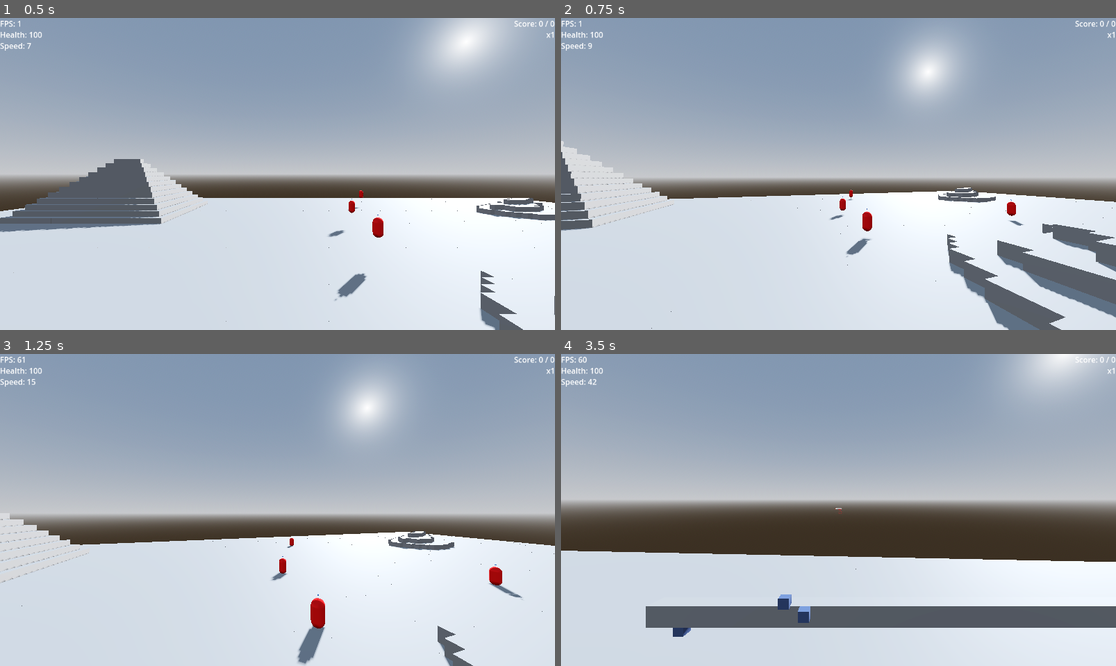
Above: before the commit, frames 1-4 (two rows, left to right).
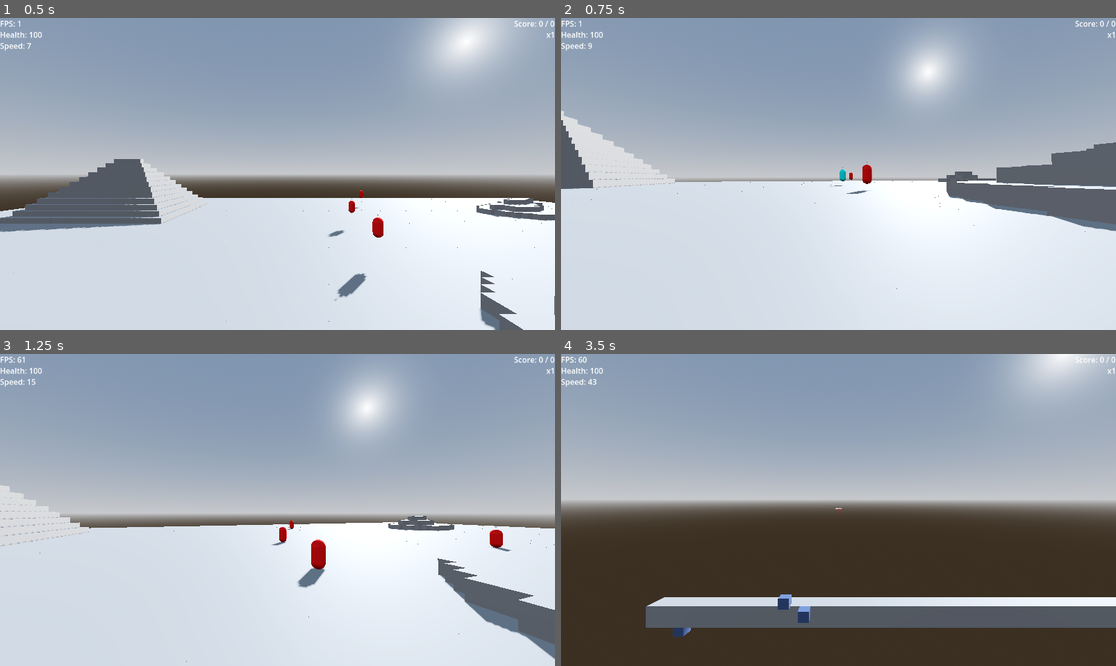
Above: after the commit, the same moments.

Repository: LunarTides/Speedrun-Game
Game: Godot game, scene res://scenes/world.tscn
Same seed, same stepped clock (60 frames per second), same inputs: the game is played once before the commit and once after it.
Inputs (mouse positions are in pixels of both pictures, inside the frame that each line leads up to):
- Up to frame 1 (0.5 s): no input
- Up to frame 2 (0.75 s): move the mouse to (866, 174) at 0.52 s; hold W (move_forward) from 0.53 s (still down); tap Ctrl (slam) at 0.6 s
- Up to frame 3 (1.25 s): keep holding W (move_forward); tap Space (jump) at 0.77, 0.8, 1.07 s
- Up to frame 4 (3.5 s): keep holding W (move_forward); move the mouse to (810, 510) at 1.27 s; tap Space (jump) at 1.35, 1.52, 1.82, 2.3, 3.02, 3.32 s; tap Ctrl (slam) at 1.55, 3.05 s; move the mouse to (849, 503) at 2.02 s; press the mouse at (849, 503) at 2.03 s; move the mouse to (832, 516) at 2.77 s; release the mouse at (832, 516) at 2.78 s; tap Q (equip_katana) at 2.85 s

Frame 1 is identical in both runs. In frame 2, 15% of the frame differs, in the area x 0-100%, y 29-100%; in frame 3, 9.2%; in frame 4, 27%, in the area x 0-100%, y 8-100%.

Commit message:
Fix bugs

Diff:
--- a/scenes/player.tscn
+++ b/scenes/player.tscn
@@ -30,8 +30,8 @@
 
 [node name="CameraRay" type="RayCast3D" parent="Camera"]
 unique_name_in_owner = true
-transform = Transform3D(1, 0, 0, 0, -4.37114e-08, -1, 0, 1, -4.37114e-08, 0, 0, -0.79528)
-target_position = Vector3(0, -100, 0)
+transform = Transform3D(1, 0, 0, 0, 1, 0, 0, 0, 1, 0, 0, 1.59347)
+target_position = Vector3(0, 0, -100)
 collision_mask = 4
 collide_with_areas = true
 collide_with_bodies = false
--- a/scripts/game_manager.gd
+++ b/scripts/game_manager.gd
@@ -41,7 +41,12 @@
 
 
 func add_score(value: float) -> void:
-	score += value * multiplier
+	if value > 0:
+		score += value * multiplier
+	else:
+		# Don't use the multiplier when subtracting score.
+		score += value
+
 	high_score = max(high_score, score)
 
 
--- a/scripts/player.gd
+++ b/scripts/player.gd
@@ -54,11 +54,11 @@
 
 		if is_jumping:
 			# Camera bounce
-			var old_position: float = %Camera.position.y
-
 			if is_instance_valid(_camera_bounce_tween):
 				_camera_bounce_tween.kill()
 				%Camera.position.y = 0.52
+
+			var old_position: float = %Camera.position.y
 
 			_camera_bounce_tween = create_tween().set_ease(Tween.EASE_OUT).set_trans(Tween.TRANS_QUAD)
 			_camera_bounce_tween.tween_property(%Camera, "position:y", %Camera.position.y - 1, 0.4)
@@ -97,8 +97,8 @@
 			speed = STARTING_SPEED
 		else:
 			# If the player is already slamming downwards, slam harder.
-			if velocity.y < 0:
-				velocity.y *= 2
+			if is_slamming:
+				velocity.y *= 2 * 1 if velocity.y < 0 else -1
 			else:
 				velocity.y = -JUMP_VELOCITY * 10
 		is_slamming = true
